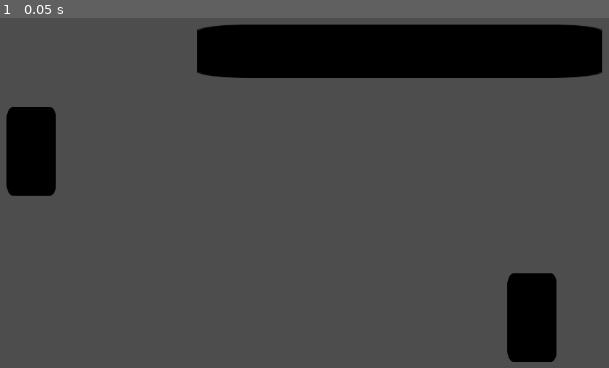
Above: before the commit, frame 1.
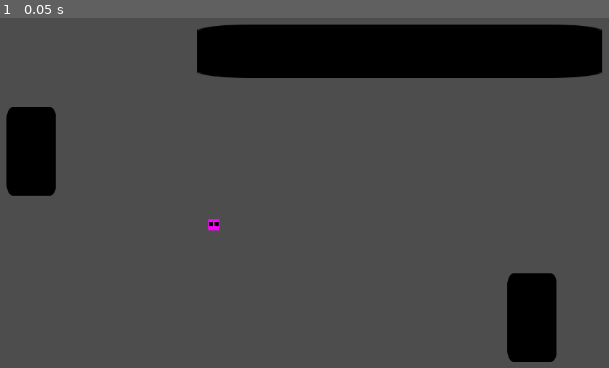
Above: after the commit, the same moment.

Repository: denniscarr/class-demo
Game: Godot game, scene res://main.tscn
The game is run twice, just before and just after one commit, with the same random seed, the same clock (stepped at 60 frames per second) and the same inputs. Before the commit the project has no main scene; this scene is started directly in both runs. The engine's default icon, where the game draws it, is replaced by a stand-in: a white triangle on a blue panel in a dark square.
Inputs:
- Up to frame 1 (0.05 s): no input

The runs differ from the first frame. In frame 1, less than 0.1% of the frame differs, in the area x 34-37%, y 57-61%.

Commit message:
Add player to main scene

Diff:
--- a/new-game-project/main.tscn
+++ b/new-game-project/main.tscn
@@ -1,6 +1,7 @@
 [gd_scene format=3 uid="uid://becgdypu0jdt"]
 
 [ext_resource type="Texture2D" uid="uid://4q335xxs2p" path="res://icon.svg" id="1_ig7tw"]
+[ext_resource type="PackedScene" uid="uid://cw6gnv3cnnwsg" path="res://player.tscn" id="2_0xm2m"]
 
 [node name="Main" type="Node2D" unique_id=492873837]
 
@@ -21,3 +22,6 @@
 position = Vector2(745.25, 98.5)
 scale = Vector2(4.5664063, 0.6015625)
 texture = ExtResource("1_ig7tw")
+
+[node name="Player" parent="." unique_id=811453191 instance=ExtResource("2_0xm2m")]
+position = Vector2(477, 349)
--- a/new-game-project/project.godot
+++ b/new-game-project/project.godot
@@ -11,6 +11,7 @@
 [application]
 
 config/name="New Game Project"
+run/main_scene="uid://becgdypu0jdt"
 config/features=PackedStringArray("4.6", "GL Compatibility")
 config/icon="res://icon.svg"
 
Not shown: 1 places in new-game-project/player.tscn that only renumber resources
